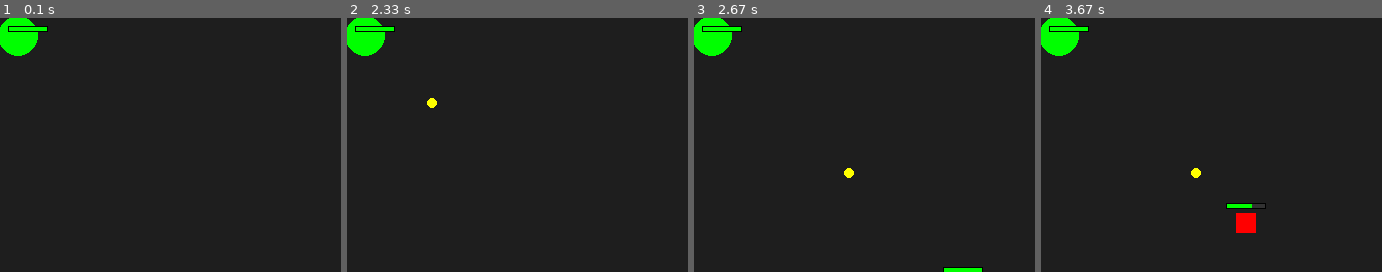
Above: before the commit, frames 1-4 (left to right).
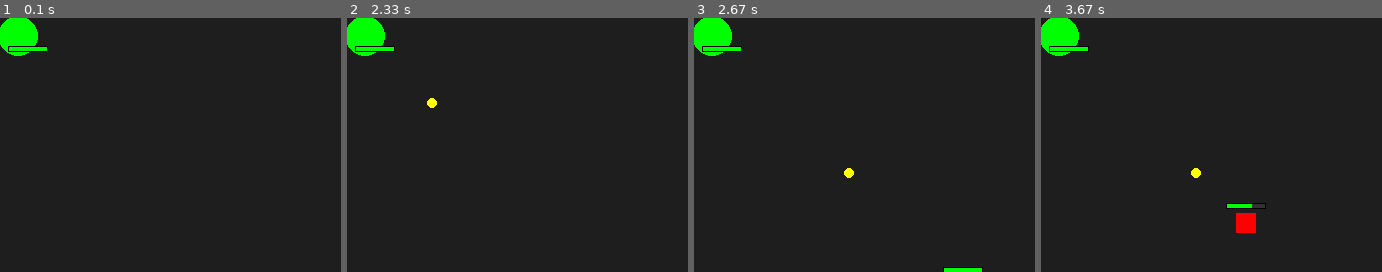
Above: after the commit, the same moments.

Repository: NullBrainReference/dv_pygame_vamplike
Game: pygame game, started from main.py
Two runs of this game, one before a commit and one after it. Both use one fixed random seed, a clock stepped at 60 frames per second and the inputs below.
Inputs:
- Up to frame 1 (0.1 s): no input
- Up to frame 2 (2.33 s): no input
- Up to frame 3 (2.67 s): no input
- Up to frame 4 (3.67 s): no input
The pictures show only the part of the screen within x 46-96%, y 40-90%; the shares and areas given below are measured in that part.

The runs differ from the first frame. In frame 1, 0.3% of the frame differs, in the area x 2-15%, y 3-14%; in frame 2, 0.3%; in frame 3, 0.3%; in frame 4, 0.3%.

Commit message:
death and hp bar offset

Diff:
--- a/GameManagement/GameManager.py
+++ b/GameManagement/GameManager.py
@@ -83,4 +83,6 @@
                     running = False
             self.update(dt)
             self.draw()
+            if self.field.player.hp <= 0:
+                running = False
         pygame.quit()
--- a/Unit/Player.py
+++ b/Unit/Player.py
@@ -13,7 +13,7 @@
 
     def draw(self, screen):
         pygame.draw.circle(screen, (0, 255, 0), self.pos, 20)
-        draw_hp_bar(screen, self)
+        draw_hp_bar(screen, self, -10)
 
     def on_death(self):
         print("Игрок погиб!")
